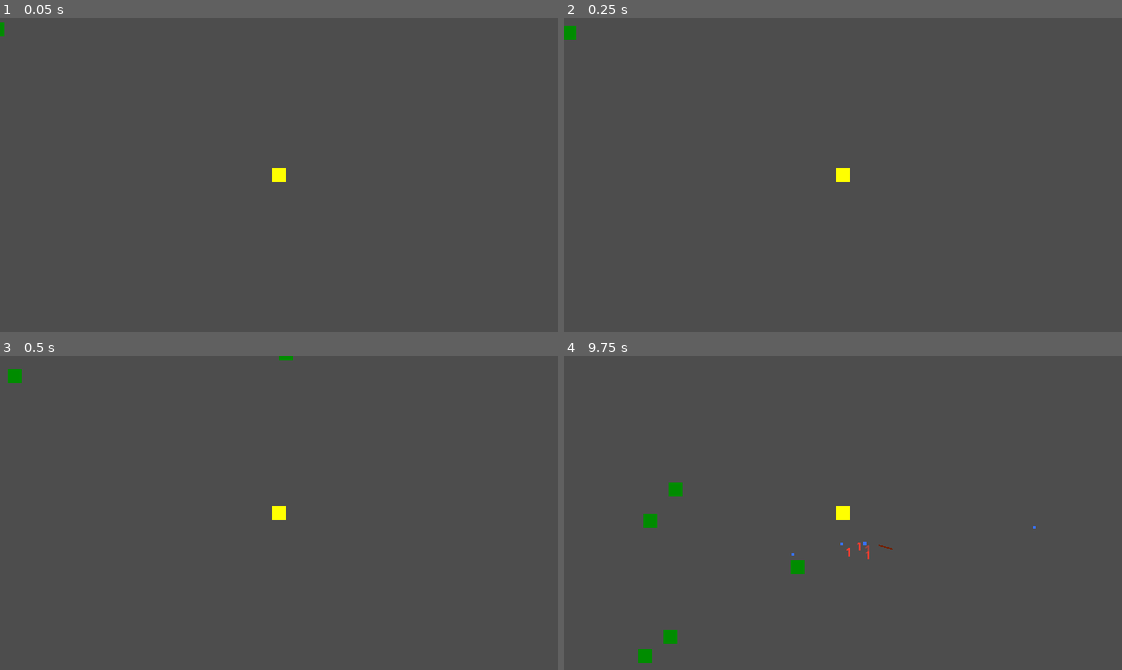
Above: before the commit, frames 1-4 (two rows, left to right).
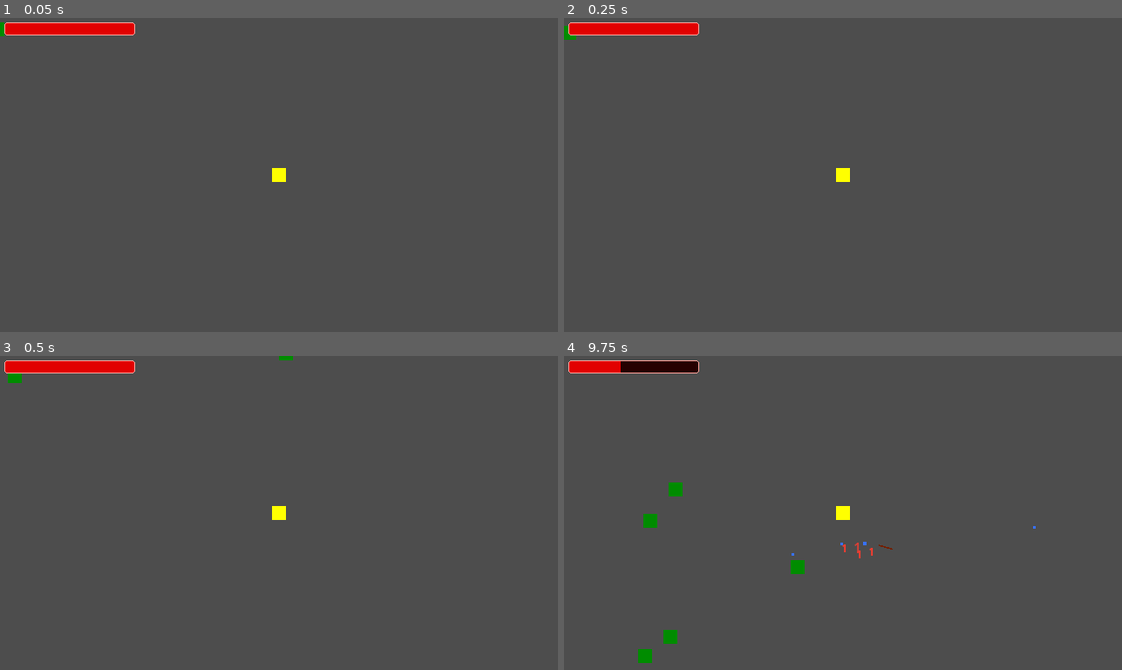
Above: after the commit, the same moments.

Repository: danilomacb/RAMter
Game: Godot game, scene res://Scenes/Game.tscn
Same seed, same stepped clock (60 frames per second), same inputs: the game is played once before the commit and once after it.
Inputs (mouse positions are in pixels of both pictures, inside the frame that each line leads up to):
- Up to frame 1 (0.05 s): no input
- Up to frame 2 (0.25 s): no input
- Up to frame 3 (0.5 s): no input
- Up to frame 4 (9.75 s): move the mouse to (965, 497) at 0.52 s; press the mouse at (965, 497) at 0.53 s; hold Right (MoveRight) 0.53-1.28 s; move the mouse to (731, 528) at 1.27 s; release the mouse at (731, 528) at 1.28 s; hold Down (MoveDown) 1.28-2.03 s; click (731, 528) at 1.35 s; move the mouse to (898, 443) at 2.02 s; press the mouse at (898, 443) at 2.03 s; hold Right (MoveRight) 2.03-2.78 s; move the mouse to (815, 575) at 2.77 s; release the mouse at (815, 575) at 2.78 s; hold Up (MoveUp) 2.78-3.53 s; click (815, 575) at 2.85 s; move the mouse to (1010, 560) at 3.52 s; press the mouse at (1010, 560) at 3.53 s; hold Left (MoveLeft) 3.53-5.03 s; move the mouse to (675, 465) at 4.27 s; release the mouse at (675, 465) at 4.28 s; click (675, 465) at 4.35 s; move the mouse to (870, 513) at 5.02 s; press the mouse at (870, 513) at 5.03 s; hold Down (MoveDown) 5.03-5.78 s; move the mouse to (759, 434) at 5.77 s; release the mouse at (759, 434) at 5.78 s; hold Right (MoveRight) 5.78-6.53 s; click (759, 434) at 5.85 s; move the mouse to (965, 497) at 6.52 s; press the mouse at (965, 497) at 6.53 s; hold Up (MoveUp) 6.53-7.28 s; move the mouse to (731, 528) at 7.27 s; release the mouse at (731, 528) at 7.28 s; hold Right (MoveRight) 7.28-8.03 s; click (731, 528) at 7.35 s; move the mouse to (898, 443) at 8.02 s; press the mouse at (898, 443) at 8.03 s; hold Down (MoveDown) 8.03-8.78 s; move the mouse to (815, 575) at 8.77 s; release the mouse at (815, 575) at 8.78 s; hold Left (MoveLeft) 8.78-9.53 s; click (815, 575) at 8.85 s; move the mouse to (1010, 560) at 9.52 s; press the mouse at (1010, 560) at 9.53 s; hold Up (MoveUp) from 9.53 s (still down)

The runs differ from the first frame. In frame 1, 1.0% of the frame differs, in the area x 0-25%, y 1-6%; in frame 2, 1.0%; in frame 3, 1.0%; in frame 4, 1.0%, in the area x 0-56%, y 1-65%.

Commit message:
hp bar created

Diff:
--- a/Prefabs/Player.tscn
+++ b/Prefabs/Player.tscn
@@ -26,8 +26,8 @@
 [node name="Timer" type="Timer" parent="."]
 
 [node name="Hp" parent="." instance=ExtResource("3_1l1p5")]
-maxHp = 3.0
-invulnerabilityTime = 2.0
+maxHp = 5.0
+invulnerabilityTime = 1.0
 
 [node name="PlayerExp" type="Node" parent="."]
 script = ExtResource("4_8yrjw")
--- a/Scenes/Game.tscn
+++ b/Scenes/Game.tscn
@@ -1,9 +1,11 @@
-[gd_scene load_steps=7 format=3 uid="uid://b000ctuyaiuww"]
+[gd_scene load_steps=9 format=3 uid="uid://b000ctuyaiuww"]
 
 [ext_resource type="Texture2D" uid="uid://4ui5ascs6onu" path="res://Sprites/WhiteSquare.png" id="1_gk4jy"]
 [ext_resource type="PackedScene" uid="uid://vcwf3q5q6m5r" path="res://Prefabs/Player.tscn" id="2_e80ac"]
 [ext_resource type="Script" path="res://Scripts/EnemySpawnManager.gd" id="3_sp687"]
 [ext_resource type="PackedScene" uid="uid://c3yxdfot01oax" path="res://Prefabs/Enemy.tscn" id="4_8du3v"]
+[ext_resource type="Texture2D" uid="uid://dyvlk1rdm71e3" path="res://Sprites/HpBar.png" id="5_7o43d"]
+[ext_resource type="Texture2D" uid="uid://xqw8xchvvif4" path="res://Sprites/HpBarOver.png" id="6_2kjhh"]
 
 [sub_resource type="TileSetAtlasSource" id="TileSetAtlasSource_kwwc3"]
 texture = ExtResource("1_gk4jy")
@@ -28,4 +30,24 @@
 [node name="Enemy" parent="." instance=ExtResource("4_8du3v")]
 position = Vector2(8, -207)
 
+[node name="CanvasLayer" type="CanvasLayer" parent="."]
+
+[node name="HpBar" type="TextureProgressBar" parent="CanvasLayer"]
+offset_left = 5.0
+offset_top = 5.0
+offset_right = 155.0
+offset_bottom = 20.0
+value = 100.0
+nine_patch_stretch = true
+stretch_margin_left = 3
+stretch_margin_top = 3
+stretch_margin_right = 3
+stretch_margin_bottom = 3
+texture_under = ExtResource("5_7o43d")
+texture_over = ExtResource("6_2kjhh")
+texture_progress = ExtResource("5_7o43d")
+tint_under = Color(0.14902, 0, 0, 1)
+tint_over = Color(0.988235, 0.639216, 0.607843, 1)
+tint_progress = Color(0.886275, 0, 0, 1)
+
 [connection signal="timeout" from="Node/Timer" to="Node" method="_on_timer_timeout"]
--- a/Scripts/Hp.gd
+++ b/Scripts/Hp.gd
@@ -30,6 +30,10 @@
 	instantiatedDamageIndicator.global_position = get_parent().global_position
 	get_tree().root.add_child(instantiatedDamageIndicator)
 
+	if hpType == HpType.Player:
+		var hpBar = get_node("/root/Game/CanvasLayer/HpBar") as TextureProgressBar
+		hpBar.value = (curHp / maxHp) * 100
+
 	if curHp <= 0:
 		Death()
 
Binary file added: Sprites/HpBar.png
Not shown, added: Sprites/HpBar.png.import
Binary file added: Sprites/HpBarOver.png
Not shown, added: Sprites/HpBarOver.png.import
